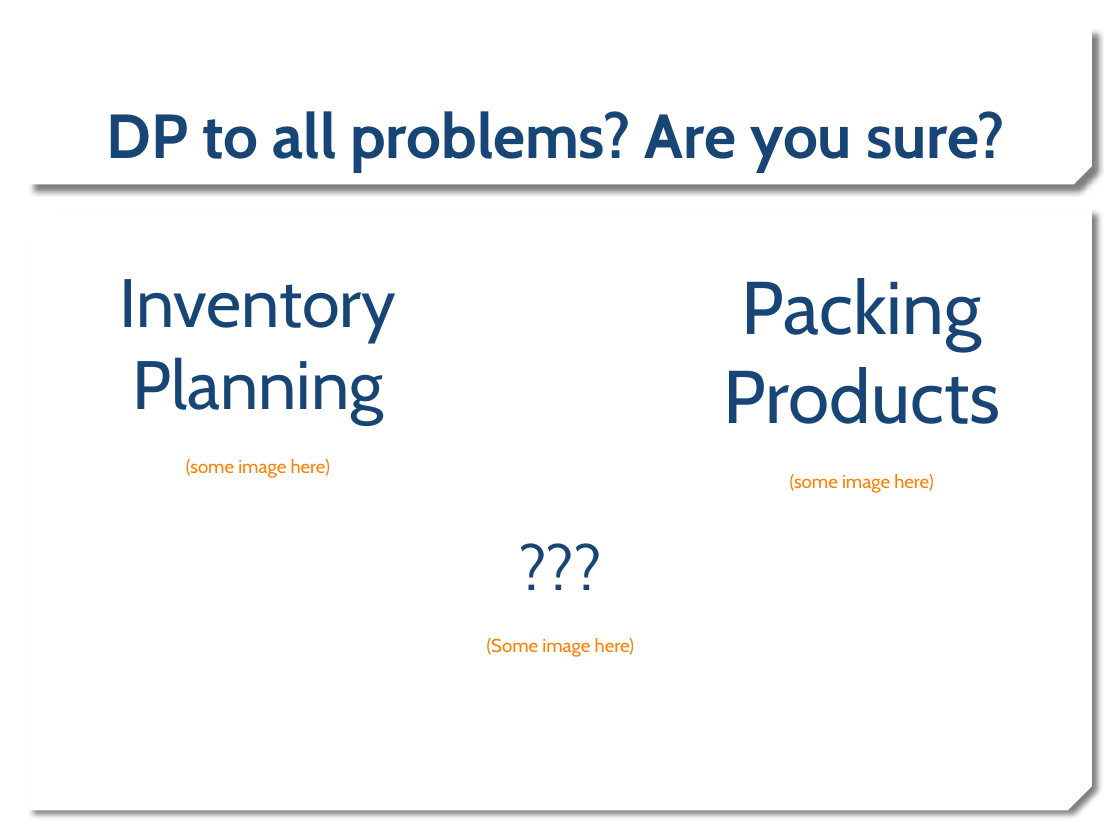
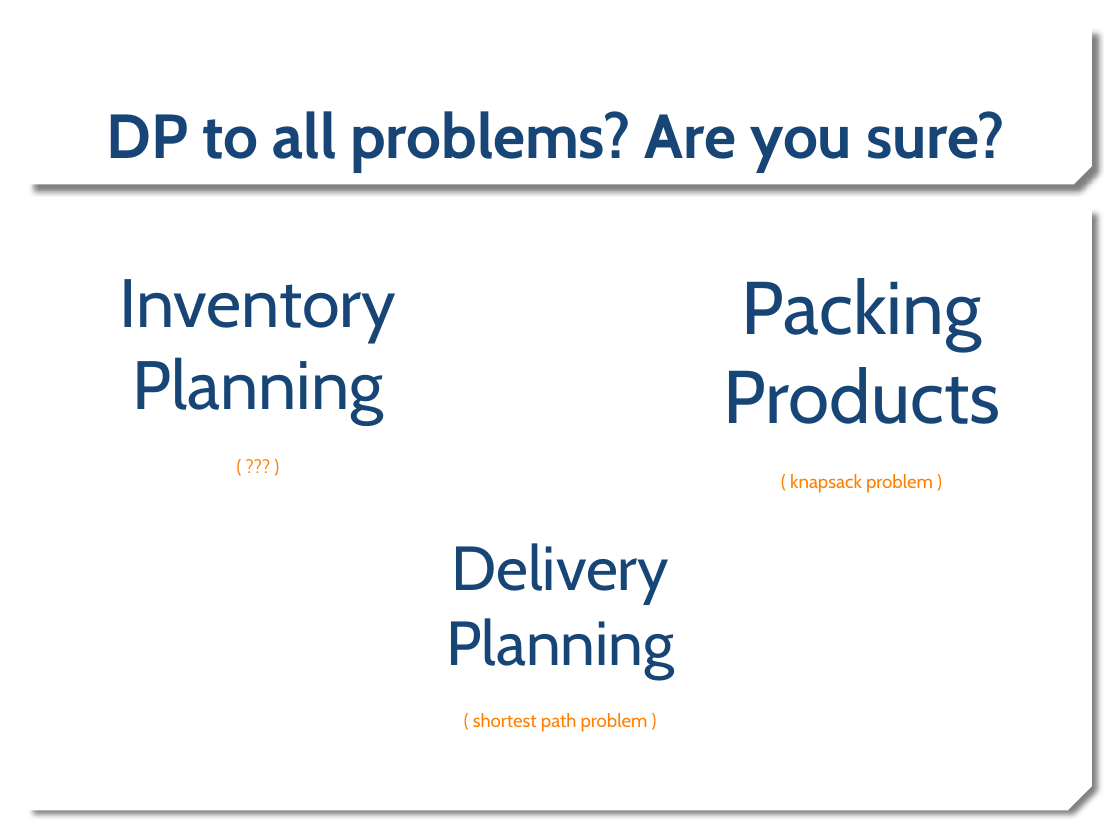
Before and after one commit to rirypheng/dynamic-programming, a slide deck: slide 6 of DP - Warehouse Problem.pptx. Drawn at 1120x840 pixels with LibreOffice and Linux fonts; fonts in the diff are those of the drawing; background and template pictures are left out. Boxes give left, top, right and bottom in pixels: in the first picture for what was removed or moved away, otherwise in the second. Text is boxed around its words. In the diff, an @@ line names an element or a change of style, - is before the commit and + after.

```diff
--- a/DP - Warehouse Problem.pptx
+++ b/DP - Warehouse Problem.pptx
@@ text at (186,459,330,478): text changed @@
-(some image here)
+( ??? )
@@ text at (790,474,933,493): text changed @@
-(some image here)
+( knapsack problem )
@@ text at (446,543,674,732): text changed @@
-???
-(Some image here)
+Delivery Planning
+( shortest path problem )
```
Also in this commit, not shown: 3 other slides changed, 1 slide added, 1 slide removed.
